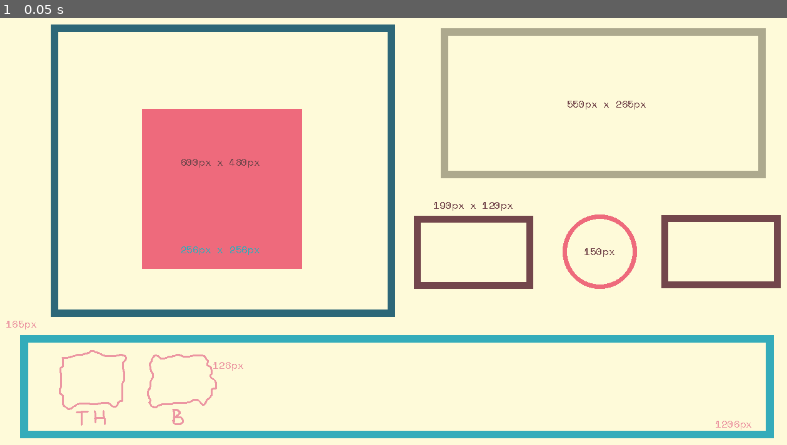
Above: before the commit, frame 1.
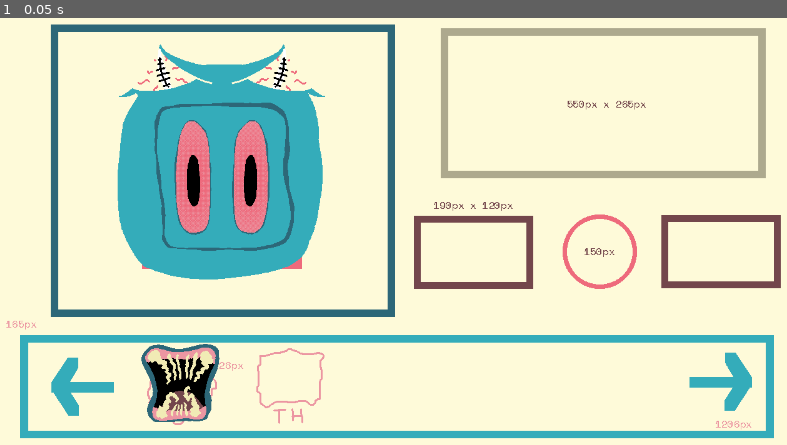
Above: after the commit, the same moment.

Repository: sym-z/speech-and-spell
Game: Godot game, scene res://scenes/load_scene.tscn
Same seed, same stepped clock (60 frames per second), same inputs: the game is played once before the commit and once after it.
Inputs:
- Up to frame 1 (0.05 s): no input

The runs differ from the first frame. In frame 1, 13% of the frame differs, in the area x 6-96%, y 6-96%.

Commit message:
Foundations of speech building. Mouse input, scalable sprites.

Diff:
--- a/game-code/speech-and-spell/project.godot
+++ b/game-code/speech-and-spell/project.godot
@@ -15,6 +15,10 @@
 config/features=PackedStringArray("4.3", "Forward Plus")
 config/icon="res://icon.svg"
 
+[autoload]
+
+Globals="*res://scripts/Globals.gd"
+
 [display]
 
 window/size/viewport_width=1280
--- a/game-code/speech-and-spell/scenes/build_scene.tscn
+++ b/game-code/speech-and-spell/scenes/build_scene.tscn
@@ -1,7 +1,25 @@
-[gd_scene load_steps=3 format=3 uid="uid://o8dp7j6fxjhp"]
+[gd_scene load_steps=9 format=3 uid="uid://o8dp7j6fxjhp"]
 
 [ext_resource type="Script" path="res://scripts/build_scene.gd" id="1_2b11n"]
 [ext_resource type="Texture2D" uid="uid://cclt0up3nbif2" path="res://sprites/speech-assembly-sketch.png" id="2_efu6d"]
+[ext_resource type="Texture2D" uid="uid://c3ua88sal7kvc" path="res://sprites/creature_viewport.png" id="3_yyw1m"]
+[ext_resource type="Texture2D" uid="uid://dgxdu6mmp4afx" path="res://sprites/empty-mouth.png" id="4_a5ed8"]
+[ext_resource type="PackedScene" uid="uid://d2qyyctn7xjl8" path="res://scenes/mouth.tscn" id="5_nb0vn"]
+[ext_resource type="PackedScene" uid="uid://uiyx6artcjr5" path="res://scenes/inventory_icon.tscn" id="5_w4rbx"]
+
+[sub_resource type="SpriteFrames" id="SpriteFrames_8tvbn"]
+animations = [{
+"frames": [{
+"duration": 1.0,
+"texture": ExtResource("3_yyw1m")
+}],
+"loop": true,
+"name": &"default",
+"speed": 5.0
+}]
+
+[sub_resource type="RectangleShape2D" id="RectangleShape2D_do33c"]
+size = Vector2(600, 490)
 
 [node name="Build Scene" type="Node2D"]
 script = ExtResource("1_2b11n")
@@ -9,3 +27,38 @@
 [node name="Reference Image" type="Sprite2D" parent="."]
 texture = ExtResource("2_efu6d")
 centered = false
+
+[node name="Creature Viewport" type="AnimatedSprite2D" parent="."]
+position = Vector2(60, 40)
+sprite_frames = SubResource("SpriteFrames_8tvbn")
+centered = false
+
+[node name="Mouth Align" type="Marker2D" parent="Creature Viewport"]
+position = Vector2(172, 112)
+
+[node name="Empty Mouth" type="Sprite2D" parent="Creature Viewport/Mouth Align"]
+texture = ExtResource("4_a5ed8")
+offset = Vector2(128, 128)
+
+[node name="Area2D" type="Area2D" parent="Creature Viewport"]
+
+[node name="CollisionShape2D" type="CollisionShape2D" parent="Creature Viewport/Area2D"]
+position = Vector2(300, 235)
+shape = SubResource("RectangleShape2D_do33c")
+
+[node name="Inventory Icons" type="Node2D" parent="."]
+
+[node name="Inventory Icon" parent="Inventory Icons" instance=ExtResource("5_w4rbx")]
+position = Vector2(293, 616)
+
+[node name="Icon Locations" type="Node2D" parent="."]
+
+[node name="Marker2D" type="Marker2D" parent="Icon Locations"]
+position = Vector2(293, 616)
+
+[node name="Mouth" parent="." instance=ExtResource("5_nb0vn")]
+position = Vector2(293, 616)
+
+[connection signal="mouse_entered" from="Creature Viewport/Area2D" to="." method="_on_area_2d_mouse_entered"]
+[connection signal="mouse_exited" from="Creature Viewport/Area2D" to="." method="_on_area_2d_mouse_exited"]
+[connection signal="beingHeld" from="Mouth" to="." method="_on_mouth_being_held"]
--- /dev/null
+++ b/game-code/speech-and-spell/scenes/inventory_icon.tscn
@@ -0,0 +1,19 @@
+[gd_scene load_steps=4 format=3 uid="uid://uiyx6artcjr5"]
+
+[ext_resource type="Texture2D" uid="uid://bmkyl6raht1fc" path="res://sprites/a-e-i.png" id="1_ucdoh"]
+[ext_resource type="Script" path="res://scripts/inventory_icon.gd" id="2_1dgja"]
+
+[sub_resource type="SpriteFrames" id="SpriteFrames_8dk7f"]
+animations = [{
+"frames": [{
+"duration": 1.0,
+"texture": ExtResource("1_ucdoh")
+}],
+"loop": true,
+"name": &"default",
+"speed": 5.0
+}]
+
+[node name="Inventory Icon" type="AnimatedSprite2D"]
+sprite_frames = SubResource("SpriteFrames_8dk7f")
+script = ExtResource("2_1dgja")
--- /dev/null
+++ b/game-code/speech-and-spell/scenes/mouth.gd
@@ -0,0 +1,43 @@
+extends AnimatedSprite2D
+
+
+## When player mouses over the mouth
+var isHovering : bool = false;
+func _on_area_2d_mouse_entered():
+	isHovering = true;
+func _on_area_2d_mouse_exited():
+	isHovering = false;
+
+signal beingHeld
+## When the player is intending to carry the mouth
+var leftMouseDown : bool = false;
+func _input(event):
+	if event is InputEventMouseButton and event.button_index == 1:
+		if event.is_pressed():
+			leftMouseDown = true;
+		else:
+			leftMouseDown = false;
+			Globals.CARRYING_MOUTH = false;
+
+
+# Called when the node enters the scene tree for the first time.
+func _ready():
+	pass # Replace with function body.
+
+
+# Called every frame. 'delta' is the elapsed time since the previous frame.
+var speed = 1000;
+func _process(delta):
+	#print("leftMouseDown: ", leftMouseDown, " isHovering: ", isHovering, " carryingMouth: ", Globals.CARRYING_MOUTH)
+	if isHovering and leftMouseDown:
+		Globals.CARRYING_MOUTH = true;
+		beingHeld.emit($".")
+		position = get_viewport().get_mouse_position()
+	if Globals.CARRYING_MOUTH and leftMouseDown:
+		position = get_viewport().get_mouse_position()
+		Globals.CURRENT_MOUTH = get_tree().current_scene as AnimatedSprite2D
+	pass
+
+## When the player carries the mouth in and out of the mouth zone. To enlarge the mouth etc.
+func switch_animations(anim : String):
+	animation = anim
--- /dev/null
+++ b/game-code/speech-and-spell/scenes/mouth.tscn
@@ -0,0 +1,40 @@
+[gd_scene load_steps=6 format=3 uid="uid://d2qyyctn7xjl8"]
+
+[ext_resource type="Texture2D" uid="uid://bmkyl6raht1fc" path="res://sprites/a-e-i.png" id="1_f60u3"]
+[ext_resource type="Texture2D" uid="uid://ck0t3eosen2jn" path="res://sprites/a-e-i-LARGE.png" id="2_iik0p"]
+[ext_resource type="Script" path="res://scenes/mouth.gd" id="3_fyms1"]
+
+[sub_resource type="SpriteFrames" id="SpriteFrames_f6lj7"]
+animations = [{
+"frames": [{
+"duration": 1.0,
+"texture": ExtResource("1_f60u3")
+}],
+"loop": true,
+"name": &"default",
+"speed": 5.0
+}, {
+"frames": [{
+"duration": 1.0,
+"texture": ExtResource("2_iik0p")
+}],
+"loop": true,
+"name": &"large",
+"speed": 5.0
+}]
+
+[sub_resource type="RectangleShape2D" id="RectangleShape2D_jmtw1"]
+size = Vector2(134, 134)
+
+[node name="Mouth" type="AnimatedSprite2D"]
+sprite_frames = SubResource("SpriteFrames_f6lj7")
+script = ExtResource("3_fyms1")
+
+[node name="Area2D" type="Area2D" parent="."]
+
+[node name="CollisionShape2D" type="CollisionShape2D" parent="Area2D"]
+position = Vector2(0, 4)
+shape = SubResource("RectangleShape2D_jmtw1")
+
+[connection signal="mouse_entered" from="Area2D" to="." method="_on_area_2d_mouse_entered"]
+[connection signal="mouse_exited" from="Area2D" to="." method="_on_area_2d_mouse_exited"]
--- /dev/null
+++ b/game-code/speech-and-spell/scripts/Globals.gd
@@ -0,0 +1,12 @@
+extends Node
+## TO SYNC THE MENU WITH THE MOUSE
+var CARRYING_MOUTH : bool = false;
+
+# Called when the node enters the scene tree for the first time.
+func _ready():
+	pass # Replace with function body.
+
+
+# Called every frame. 'delta' is the elapsed time since the previous frame.
+func _process(delta):
+	pass
--- a/game-code/speech-and-spell/scripts/build_scene.gd
+++ b/game-code/speech-and-spell/scripts/build_scene.gd
@@ -1,6 +1,6 @@
 extends Node2D
 
-
+var currMouth : AnimatedSprite2D
 # Called when the node enters the scene tree for the first time.
 func _ready():
 	print("Build")
@@ -10,3 +10,20 @@
 # Called every frame. 'delta' is the elapsed time since the previous frame.
 func _process(_delta):
 	pass
+
+
+func _on_area_2d_mouse_entered():
+	if(Globals.CARRYING_MOUTH):
+		currMouth.animation = "large"
+	pass # Replace with function body.
+
+
+func _on_area_2d_mouse_exited():
+	if(Globals.CARRYING_MOUTH):
+		currMouth.animation = "default"
+	pass # Replace with function body.
+
+
+func _on_mouth_being_held(mouth):
+	currMouth = mouth;
+	pass # Replace with function body.
--- /dev/null
+++ b/game-code/speech-and-spell/scripts/inventory_icon.gd
@@ -0,0 +1,16 @@
+extends AnimatedSprite2D
+
+## The image this icon is referencing
+@export var frameIndex : int = 0
+# Called when the node enters the scene tree for the first time.
+func _ready():
+	frame = frameIndex
+	pass # Replace with function body.
+
+## Changes frame to new index
+func refresh(newFrame : int):
+	frame = newFrame
+
+# Called every frame. 'delta' is the elapsed time since the previous frame.
+func _process(delta):
+	pass
Binary file added: game-code/speech-and-spell/sprites/a-e-i-LARGE.png
Not shown, added: game-code/speech-and-spell/sprites/a-e-i-LARGE.png.import
Binary file added: game-code/speech-and-spell/sprites/a-e-i.ase
Binary file added: game-code/speech-and-spell/sprites/a-e-i.png
Not shown, added: game-code/speech-and-spell/sprites/a-e-i.png.import
Binary file added: game-code/speech-and-spell/sprites/creature_viewport.png
Not shown, added: game-code/speech-and-spell/sprites/creature_viewport.png.import
Binary file added: game-code/speech-and-spell/sprites/empty-mouth.png
Not shown, added: game-code/speech-and-spell/sprites/empty-mouth.png.import
Binary file changed: game-code/speech-and-spell/sprites/speech-assembly-sketch.png
Not shown, added: assets/a-e-i.ase
Not shown, added: assets/creature_viewport.ase
(and 2 more such lines)
